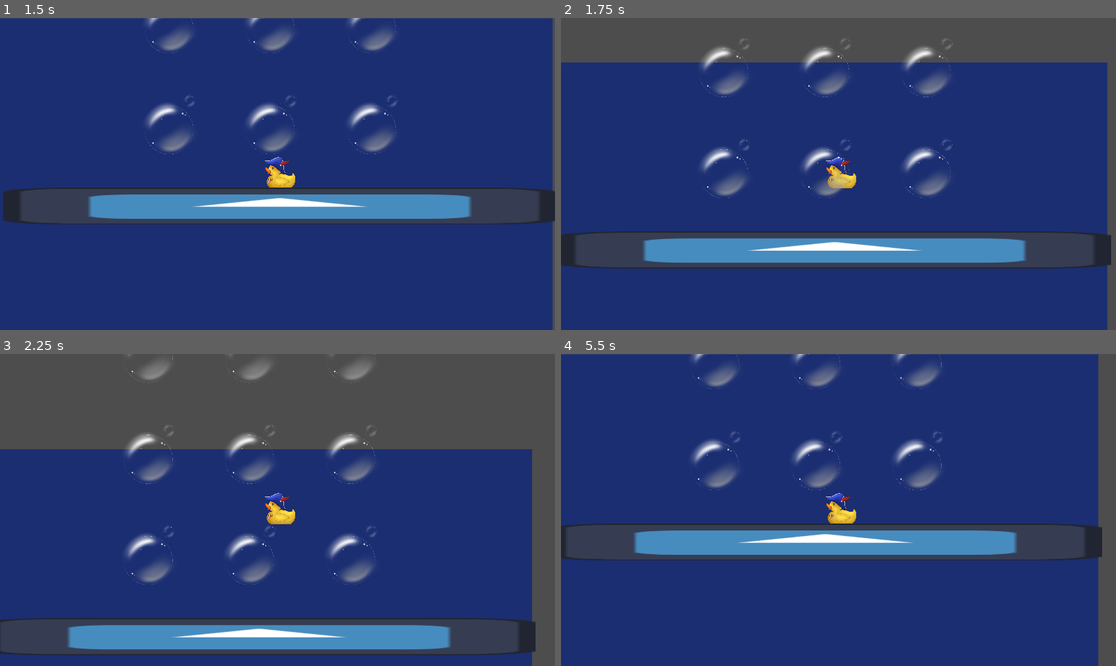
Above: before the commit, frames 1-4 (two rows, left to right).
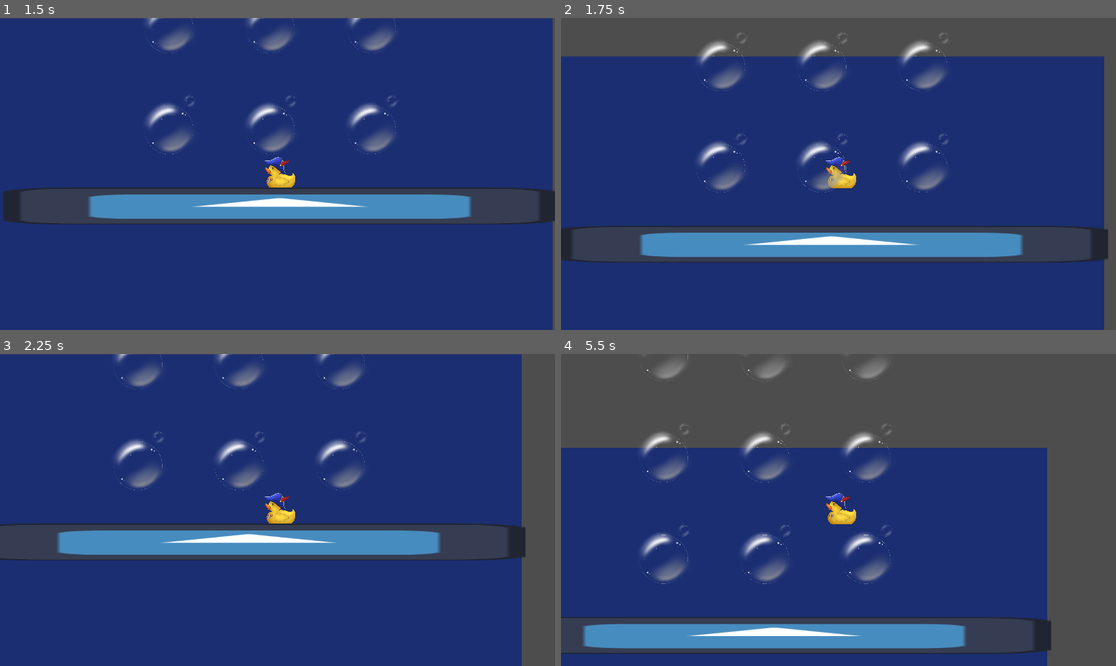
Above: after the commit, the same moments.

Repository: KaterynaKateryna/GlobalGameJam2025-Bubble
Game: Godot game, scene res://src/Scenes/start_screen.tscn
Same seed, same stepped clock (60 frames per second), same inputs: the game is played once before the commit and once after it. The engine's default icon, where the game draws it, is replaced by a stand-in: a white triangle on a blue panel in a dark square.
Inputs (mouse positions are in pixels of both pictures, inside the frame that each line leads up to):
- Up to frame 1 (1.5 s): click "Play" at 0.5 s; tap Enter at 1.25 s; move the mouse to (399, 158) at 1.27 s
- Up to frame 2 (1.75 s): click (960, 158) at 1.52 s
- Up to frame 3 (2.25 s): move the mouse to (166, 525) at 2.02 s
- Up to frame 4 (5.5 s): click (727, 525) at 2.27 s; move the mouse to (894, 441) at 2.77 s; move the mouse to (810, 572) at 3.52 s; click (810, 572) at 3.77 s; move the mouse to (1005, 556) at 4.27 s; click (1005, 556) at 4.52 s; move the mouse to (672, 463) at 5.02 s; click (672, 463) at 5.27 s

Frame 1 is identical in both runs. In frame 2, 14% of the frame differs, in the area x 0-100%, y 4-100%; in frame 3, 54%; in frame 4, 58%, in the area x 0-98%, y 0-100%.

Commit message:
adjust collision

Diff:
--- a/src/actors/player.gd
+++ b/src/actors/player.gd
@@ -3,7 +3,7 @@
 
 const SPEED = 400.0
 const JUMP_VELOCITY_Y = -800.0
-const JUMP_VELOCITY_X = -100.0
+const JUMP_VELOCITY_X = -150.0
 
 func _physics_process(delta: float) -> void:
 	# Add the gravity.
--- a/src/objects/Bubble.tscn
+++ b/src/objects/Bubble.tscn
@@ -1,9 +1,17 @@
-[gd_scene load_steps=2 format=3 uid="uid://b8qg05mdm1fc4"]
+[gd_scene load_steps=3 format=3 uid="uid://b8qg05mdm1fc4"]
 
 [ext_resource type="Texture2D" uid="uid://dvgvduewao17m" path="res://assets/images/Bubble_1.png" id="1_02w5b"]
 
-[node name="Bubble" type="Node2D"]
+[sub_resource type="RectangleShape2D" id="RectangleShape2D_shbx6"]
+size = Vector2(133, 17)
+
+[node name="Bubble" type="StaticBody2D"]
 
 [node name="Sprite2D" type="Sprite2D" parent="."]
 scale = Vector2(0.2, 0.2)
 texture = ExtResource("1_02w5b")
+
+[node name="CollisionShape2D" type="CollisionShape2D" parent="."]
+visibility_layer = 4
+position = Vector2(-20.5, -39.5)
+shape = SubResource("RectangleShape2D_shbx6")
